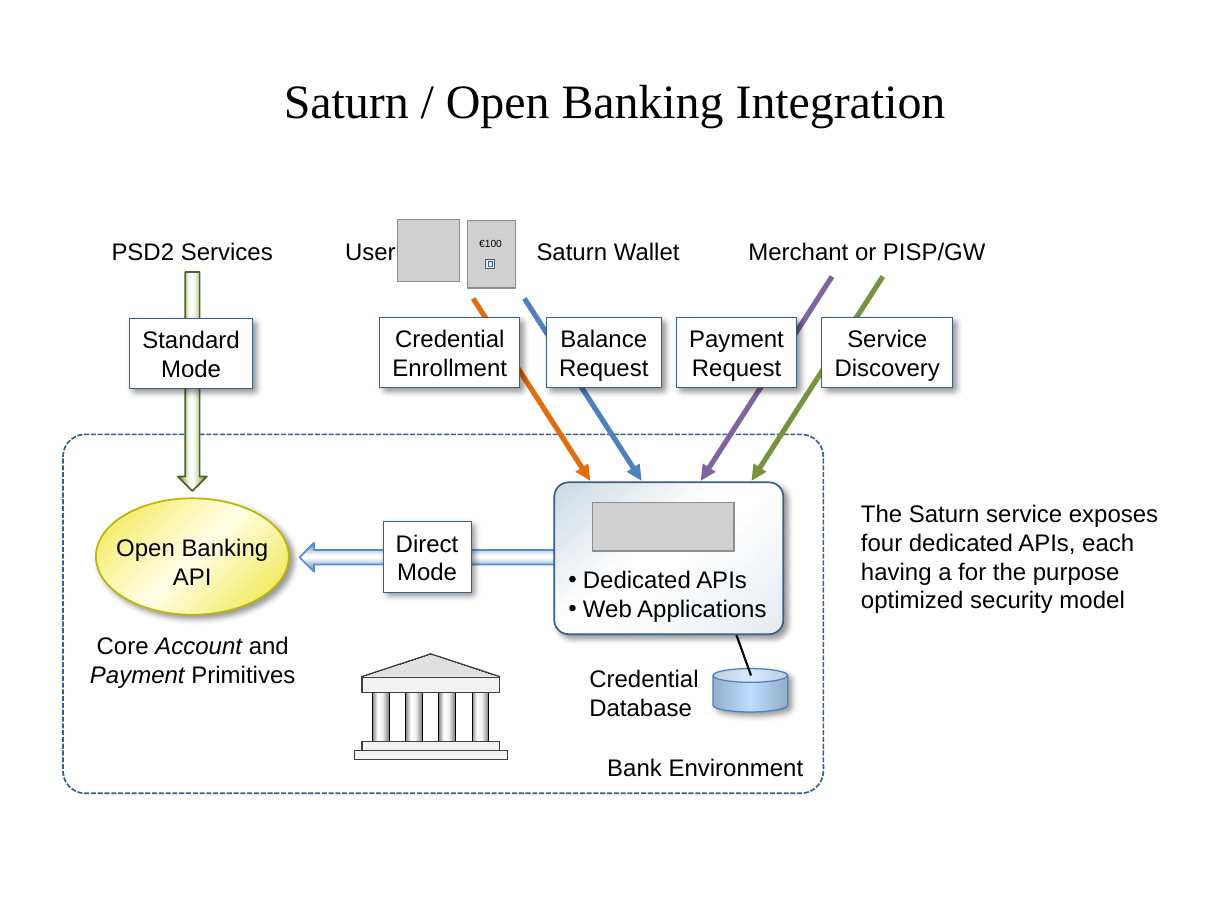
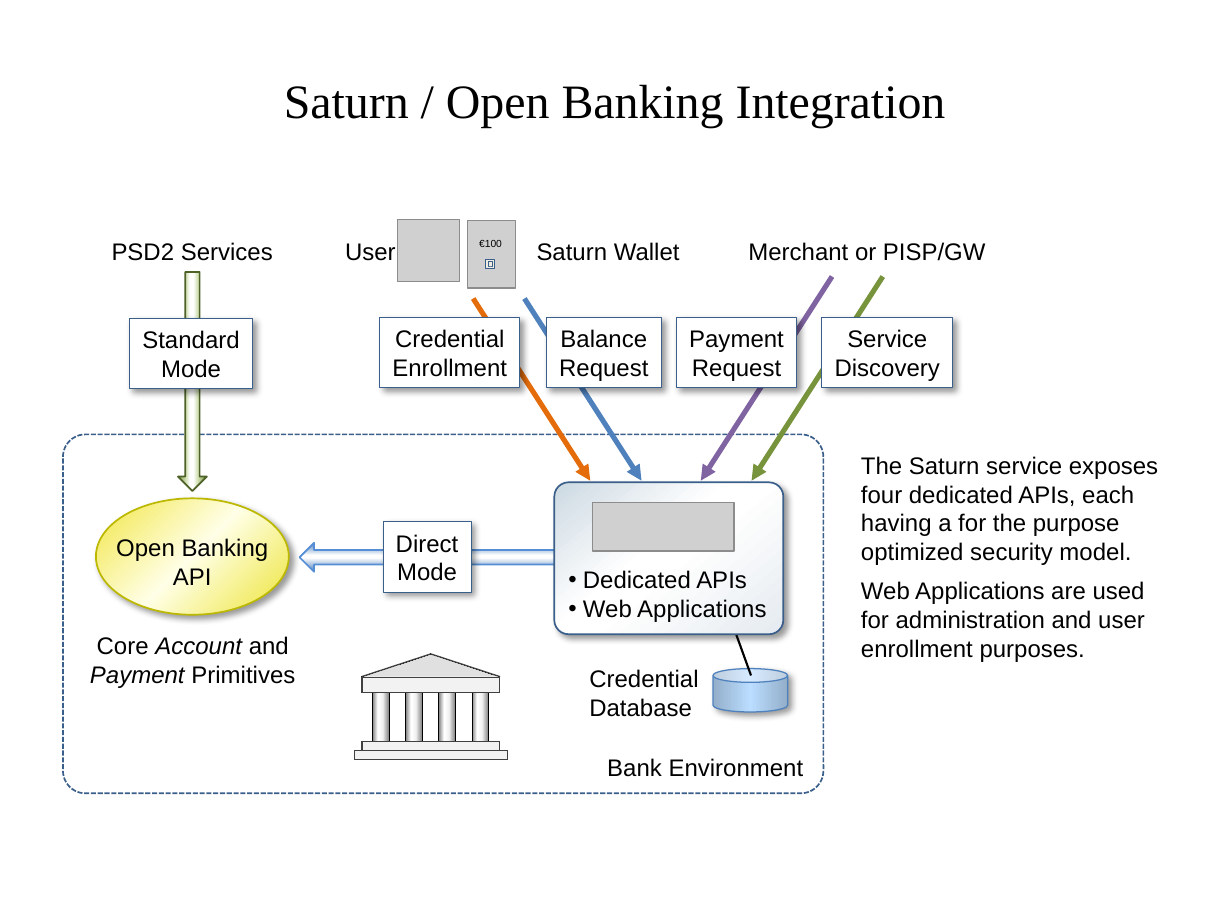
Before and after one commit to cyberphone/doc, a slide deck: slide 1 of payments/saturn-openbanking.pptx. Drawn at 1232x924 pixels with LibreOffice and Linux fonts; fonts in the diff are those of the drawing; grey boxes stand for pictures. Boxes give left, top, right and bottom in pixels: in the first picture for what was removed or moved away, otherwise in the second. Text is boxed around its words. In the diff, an @@ line names an element or a change of style, - is before the commit and + after.

```diff
--- a/payments/saturn-openbanking.pptx
+++ b/payments/saturn-openbanking.pptx
@@ text at <box>861,456,1158,662</box>: text changed @@
-The Saturn service exposes
-four dedicated APIs, each
-having a for the purpose
-optimized security model
+The Saturn service exposes
+four dedicated APIs, each
+having a for the purpose
+optimized security model.
+Web Applications are used
+for administration and user
+enrollment purposes.
```
Also in this commit, not shown: 1 other file.
